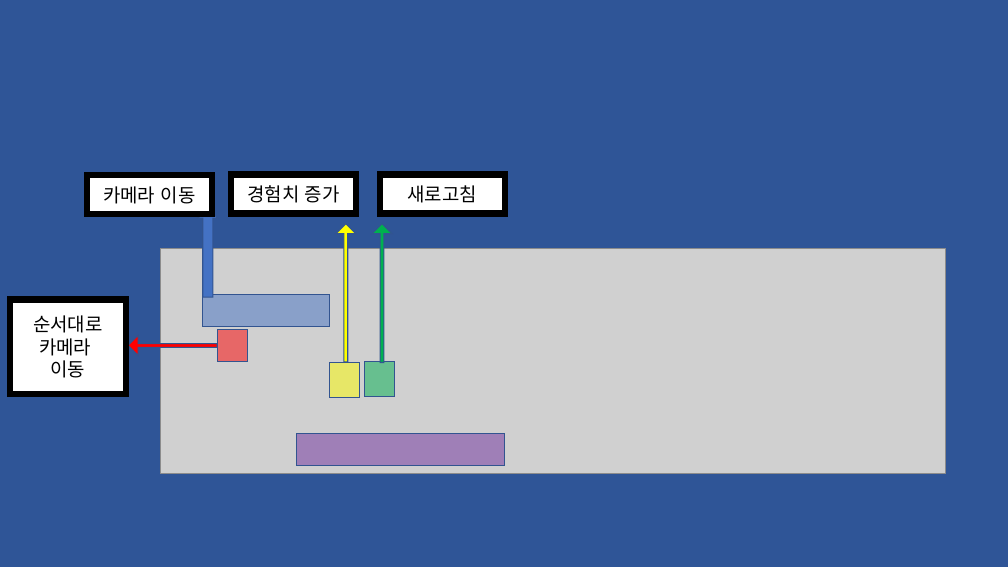
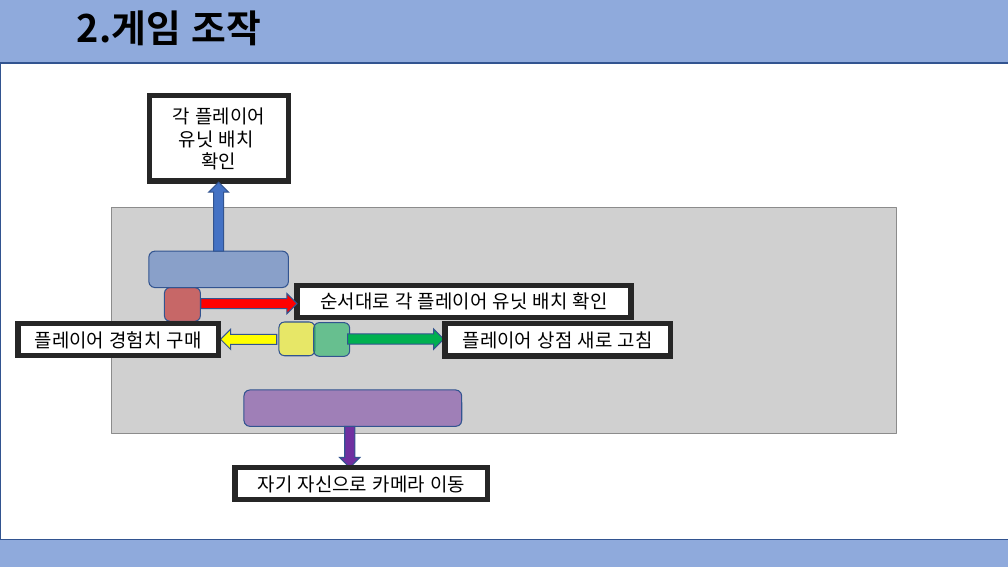
Before and after one commit to dmsdn16/kpu_projects, a slide deck: slide 5 of 2022 졸업작품 중간발표(은우 추가).pptx. Drawn at 1008x567 pixels with LibreOffice and Linux fonts; fonts in the diff are those of the drawing; grey boxes stand for pictures. Boxes give left, top, right and bottom in pixels: in the first picture for what was removed or moved away, otherwise in the second. Text is boxed around its words. In the diff, an @@ line names an element or a change of style, - is before the commit and + after.

```diff
--- a/2022 졸업작품 중간발표(은우 추가).pptx
+++ b/2022 졸업작품 중간발표(은우 추가).pptx
@@ background #2F5597 to #8FAADC @@
@@ text added at [77, 10, 262, 46], 36 pt, text #000000, bold @@
+2.게임 조작
@@ rectangle added at [0, 63, 1008, 540], fill #FFFFFF, outline #325491 1 pt @@
@@ rectangle added at [149, 96, 288, 181], fill #FFFFFF, outline #262626 5 pt, 18 pt, text #000000 @@
+각 플레이어 유닛 배치
+확인
@@ rectangle removed at [231, 175, 355, 214] @@
-경험치 증가
@@ rectangle removed at [380, 175, 504, 214] @@
-새로고침
@@ picture: place and size @@
-picture at [160, 249, 946, 474]
+picture at [111, 208, 897, 433]
@@ up arrow: place and size @@
-up arrow at [198, 208, 219, 297]
+up arrow at [209, 182, 229, 251]
@@ up arrow removed at [336, 224, 356, 362] @@
@@ up arrow removed at [372, 224, 392, 363] @@
@@ rounded rectangle added at [149, 251, 289, 287], fill #4472C4 at 50% opacity, outline #325491 1 pt @@
@@ rectangle removed at [10, 299, 126, 394] @@
-순서대로 카메라
-이동
@@ rounded rectangle added at [165, 287, 201, 321], fill #C00000 at 50% opacity, outline #325491 1 pt @@
@@ up arrow at [201, 293, 297, 314]: proportions changed; rotation 270 to 90 degrees @@
@@ rectangle removed at [203, 294, 330, 327] @@
@@ rectangle added at [297, 285, 631, 317], fill #FFFFFF, outline #262626 5 pt, 18 pt, text #000000 @@
+순서대로 각 플레이어 유닛 배치 확인
@@ rectangle added at [18, 324, 219, 355], fill #FFFFFF, outline #262626 5 pt, 18 pt, text #000000 @@
+플레이어 경험치 구매
@@ up arrow added at [221, 329, 277, 350], fill #FFFF00, outline #325491 1 pt @@
@@ rounded rectangle added at [279, 322, 315, 356], fill #FFFF00 at 50% opacity, outline #325491 1 pt @@
@@ rounded rectangle added at [314, 323, 350, 357], fill #00B050 at 50% opacity, outline #325491 1 pt @@
@@ up arrow added at [348, 329, 444, 349], fill #00B050, outline #325491 1 pt @@
@@ rectangle added at [445, 324, 671, 355], fill #FFFFFF, outline #262626 5 pt, 18 pt, text #000000 @@
+플레이어 상점 새로 고침
@@ rectangle removed at [217, 330, 247, 361] @@
@@ rectangle removed at [330, 362, 360, 398] @@
@@ rectangle removed at [364, 361, 395, 397] @@
@@ rounded rectangle added at [244, 390, 462, 426], fill #7030A0 at 50% opacity, outline #325491 1 pt @@
@@ rectangle removed at [296, 433, 505, 466] @@
@@ up arrow added at [340, 426, 360, 467], fill #7030A0, outline #325491 1 pt @@
@@ rectangle "자기 자신으로 카메라 이동": place and size @@
-rectangle "자기 자신으로 카메라 이동" at [87, 175, 212, 214]
+rectangle "자기 자신으로 카메라 이동" at [235, 467, 488, 499]
@@ rectangle "자기 자신으로 카메라 이동" at [235, 467, 488, 499]: outline #000000 6 pt to #262626 5 pt @@
@@ text in rectangle at [258, 475, 465, 493]: text changed @@
-카메라 이동
+자기 자신으로 카메라 이동
```
Also in this commit, not shown: 9 other slides changed, 3 slides added.
